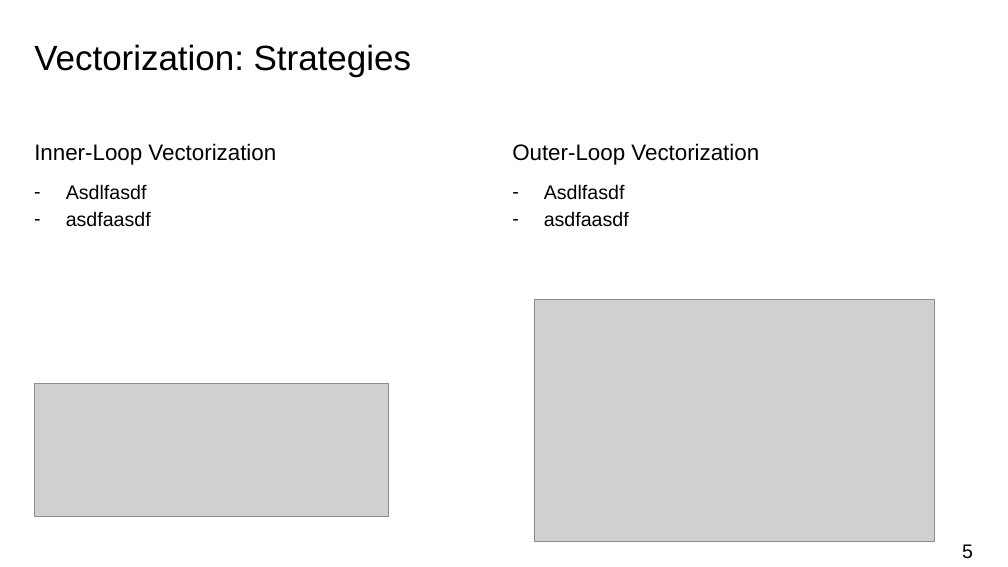
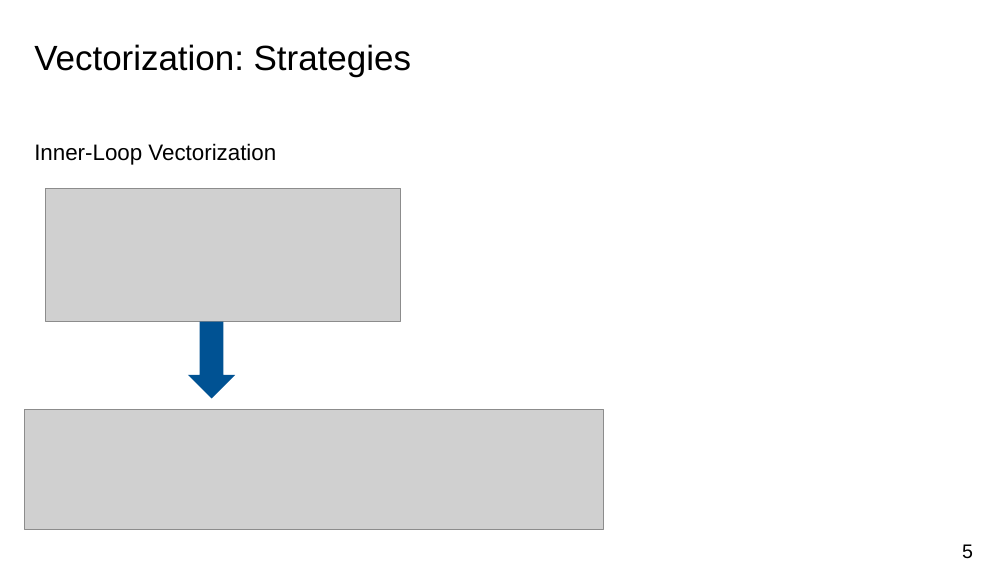
Before and after one commit to atalantus/seminar-llvm-vplan, a slide deck: slide 5 of presentation/vplan-presentation.pptx. Drawn at 1008x567 pixels with LibreOffice and Linux fonts; fonts in the diff are those of the drawing; grey boxes stand for pictures; background and template pictures are left out. Boxes give left, top, right and bottom in pixels: in the first picture for what was removed or moved away, otherwise in the second. Text is boxed around its words. In the diff, an @@ line names an element or a change of style, - is before the commit and + after.

```diff
--- a/presentation/vplan-presentation.pptx
+++ b/presentation/vplan-presentation.pptx
@@ text removed at [512,143,759,165] @@
-Outer-Loop Vectorization
@@ picture: place and size @@
-picture at [34,383,389,516]
+picture at [46,188,401,322]
@@ text removed at [66,184,151,227] @@
-– Asdlfasdf
-– asdfaasdf
@@ text removed at [544,184,629,227] @@
-– Asdlfasdf
-– asdfaasdf
@@ picture removed at [535,299,934,541] @@
@@ down arrow added at [187,322,235,398], fill #005293 @@
@@ picture added at [24,409,604,529] @@
```
Also in this commit, not shown: 13 other slides changed, 21 slides added, 1 slide removed.
